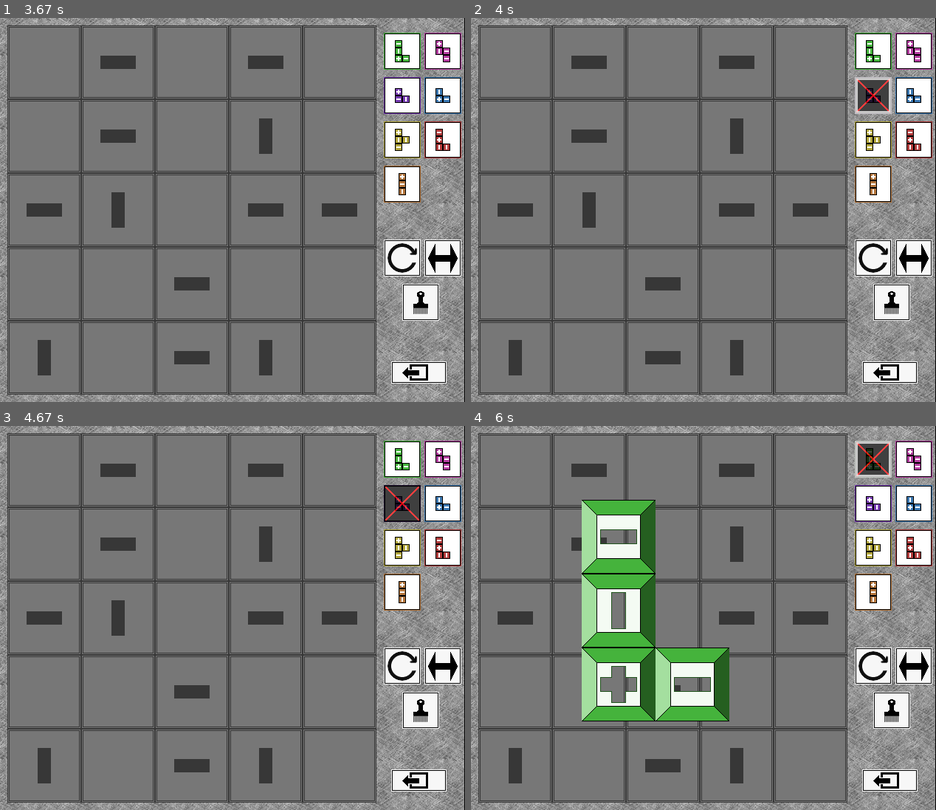
Above: before the commit, frames 1-4 (two rows, left to right).
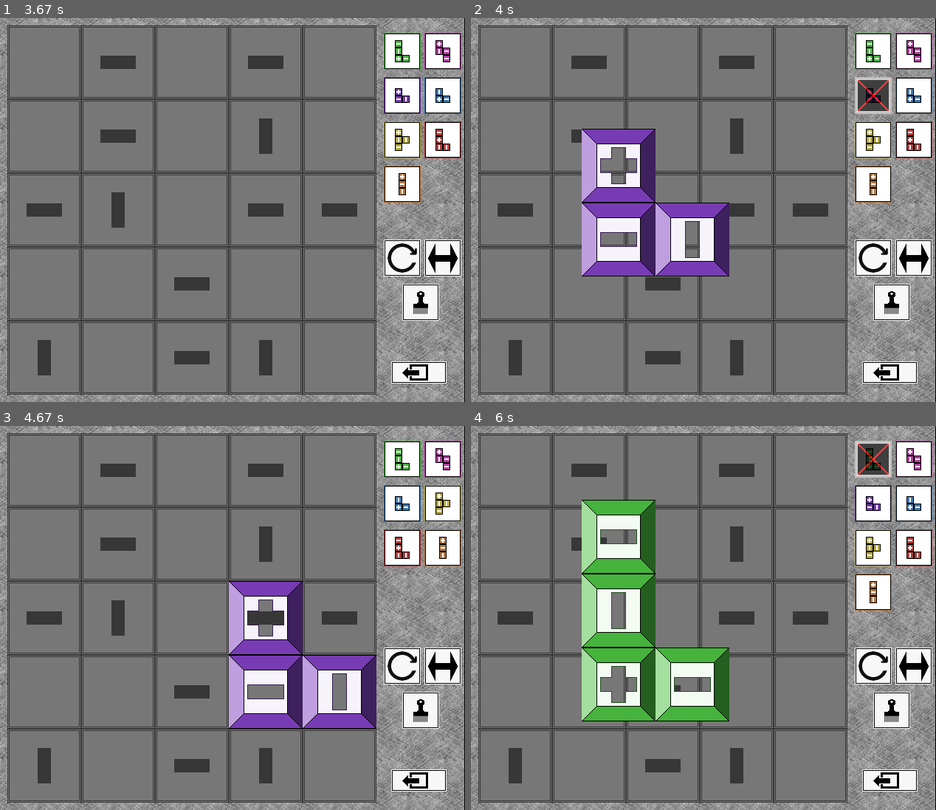
Above: after the commit, the same moments.

Repository: OMGfox/iqgame
Game: pygame game, started from iqgame.py
The game is run twice, just before and just after one commit, with the same random seed, the same clock (stepped at 60 frames per second) and the same inputs.
Inputs (mouse positions are in pixels of both pictures, inside the frame that each line leads up to):
- Up to frame 1 (3.67 s): press the mouse at (418, 371) at 0.37 s; move the mouse to (376, 233) at 0.47 s; release the mouse at (334, 90) at 0.6 s; click (274, 110) at 0.72 s; click (441, 52) at 1.05 s; press the mouse at (441, 94) at 1.37 s; move the mouse to (330, 221) at 1.47 s; release the mouse at (223, 348) at 1.6 s; press the mouse at (441, 256) at 1.7 s; move the mouse to (348, 225) at 1.8 s; release the mouse at (251, 194) at 1.93 s; click (404, 256) at 2.05 s; press the mouse at (404, 140) at 2.37 s; move the mouse to (241, 114) at 2.47 s; release the mouse at (79, 90) at 2.6 s; click (213, 344) at 2.72 s; press the mouse at (404, 183) at 3.03 s; move the mouse to (302, 256) at 3.13 s; release the mouse at (204, 329) at 3.27 s; right-click (153, 217) at 3.38 s
- Up to frame 2 (4 s): click (870, 90) at 3.72 s
- Up to frame 3 (4.67 s): press the mouse at (441, 548) at 4.03 s; move the mouse to (409, 618) at 4.13 s; release the mouse at (372, 687) at 4.27 s; press the mouse at (418, 710) at 4.37 s; move the mouse to (348, 648) at 4.47 s; release the mouse at (274, 583) at 4.6 s
- Up to frame 4 (6 s): click (875, 729) at 4.72 s; press the mouse at (889, 779) at 5.03 s; move the mouse to (745, 648) at 5.13 s; release the mouse at (596, 522) at 5.27 s; click (875, 460) at 5.88 s

Frame 1 is identical in both runs. In frame 2, 8.2% of the frame differs, in the area x 23-56%, y 28-68%; in frame 3, 10%, in the area x 49-100%, y 15-79%; in frame 4, nothing differs.

Commit message:
purple icon fixed

Diff:
--- a/game_elements.py
+++ b/game_elements.py
@@ -11,9 +11,11 @@
 
 class Figure:
     def __init__(self, name):
+        self.block_3 = Block("img/green_3.png")
+        self.block_2 = Block("img/green_2.png")
+        self.block_1 = Block("img/green_1.png")
         self.default_scheme = self.get_default_scheme()
         self.current_scheme = [list(i) for i in self.default_scheme]
-        self.init_blocks()
         self.offset = 10
         self.pos = (0, 0)
         self.name = name
@@ -43,11 +45,6 @@
 
     def get_current_scheme(self):
         return self.current_scheme
-
-    def init_blocks(self):
-        self.block_1 = Block("img/green_1.png")
-        self.block_2 = Block("img/green_2.png")
-        self.block_3 = Block("img/green_3.png")
 
     def draw(self, screen, x, y):
         self.pos = (x, y)
@@ -417,8 +414,8 @@
         self.green_button.set_name("green")
         self.pink_button = Button("img/icons/pink_icon.png")
         self.pink_button.set_name("pink")
-        self.purple_button = Button("img/icons/purpul_icon.png")
-        self.purple_button.set_name("purpul")
+        self.purple_button = Button("img/icons/purple_icon.png")
+        self.purple_button.set_name("purple")
         self.blue_button = Button("img/icons/blue_icon.png")
         self.blue_button.set_name("blue")
         self.yellow_button = Button("img/icons/yellow_icon.png")
Renamed: img/icons/purpul_icon.png -> img/icons/purple_icon.png
